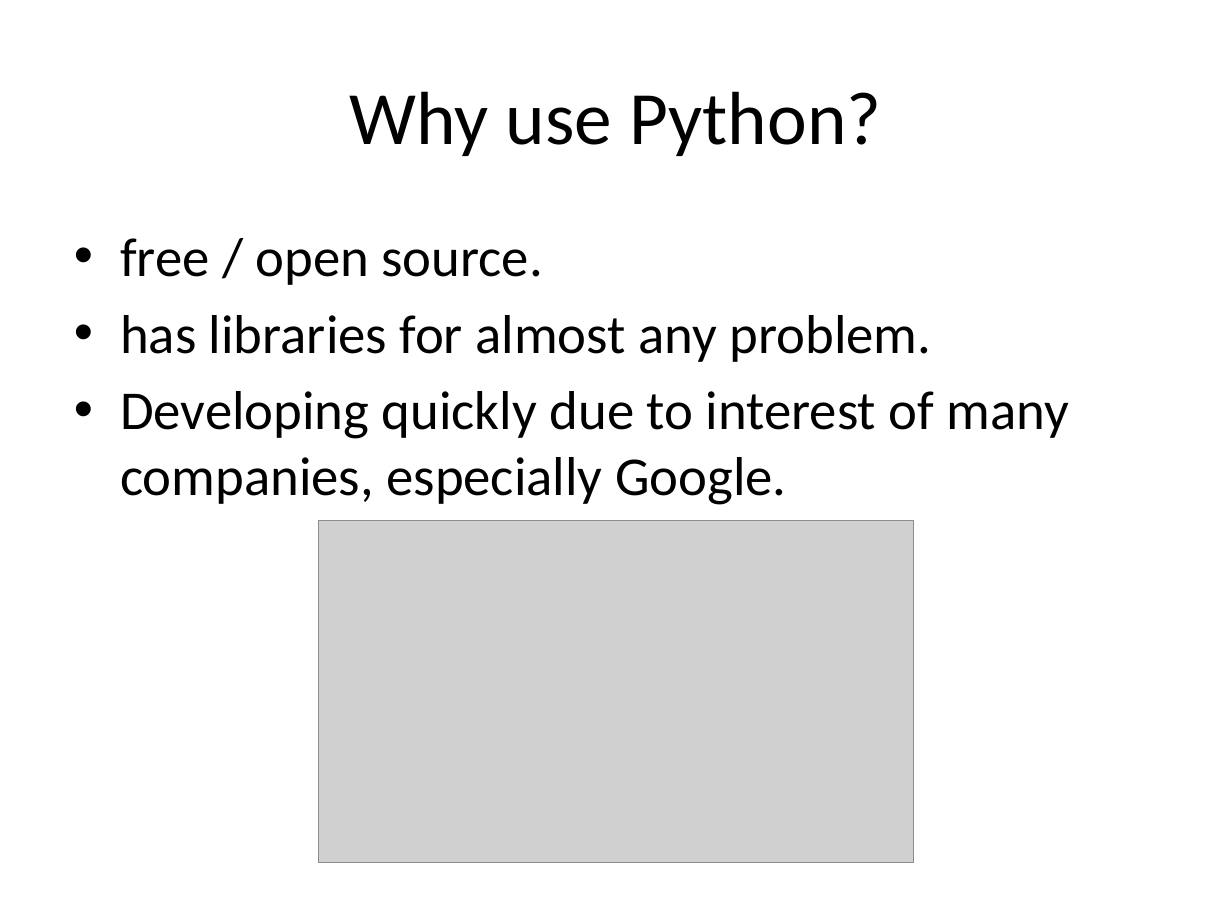
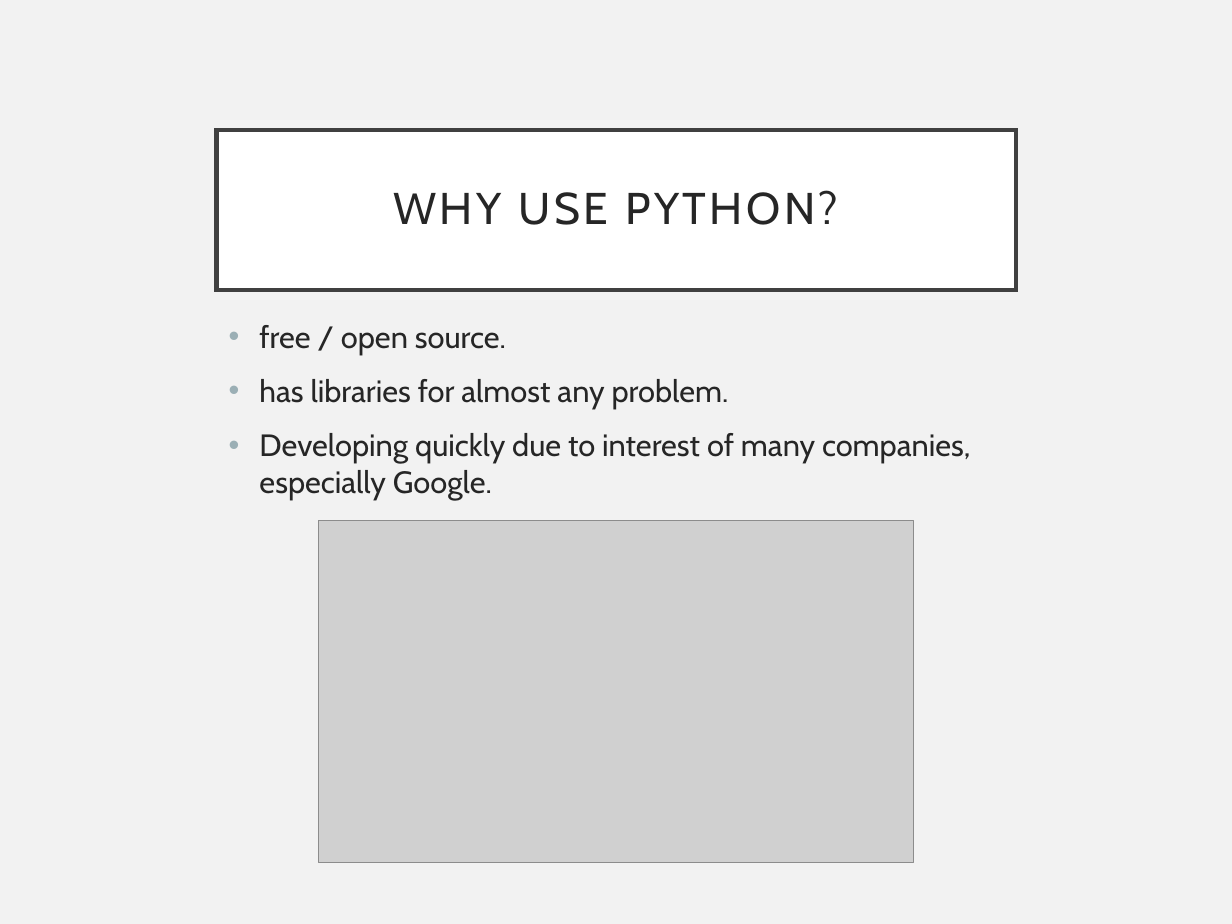
Before and after one commit to pradau/python_for_psychologists, a slide deck: slide 3 of Python_intro_lecture.pptx (slide 4 before the commit). Drawn at 1232x924 pixels with LibreOffice and Linux fonts; fonts in the diff are those of the drawing; grey boxes stand for pictures. Boxes give left, top, right and bottom in pixels: in the first picture for what was removed or moved away, otherwise in the second. Text is boxed around its words. In the diff, an @@ line names an element or a change of style, - is before the commit and + after.

```diff
--- a/Python_intro_lecture.pptx
+++ b/Python_intro_lecture.pptx
@@ background #FFFFFF to #F2F2F2 @@
@@ title "WHY USE PYTHON?": place and size @@
-title "WHY USE PYTHON?" at <box>350,91,881,156</box>
+title "WHY USE PYTHON?" at <box>217,129,1016,290</box>
@@ title "WHY USE PYTHON?" at <box>217,129,1016,290</box>: fill none to #FFFFFF; outline none to #404040 2.5 pt @@
@@ title at <box>393,190,838,225</box>: text changed; size 44 to 26 pt; font Calibri to Cabin; text colour #000000 to #262626 @@
-Why use Python?
+WHY USE PYTHON?
@@ text "free / open source.": place and size @@
-text "free / open source." at <box>120,238,1070,505</box>
+text "free / open source." at <box>259,325,971,500</box>
@@ text "free / open source." at <box>259,325,971,500</box>: size 32 to 18 pt, font Calibri to Cabin, text colour #000000 to #262626; indent changed; more space between paragraphs @@
```
Also in this commit, not shown: 24 other slides changed, 3 slides added, 2 slides removed.
